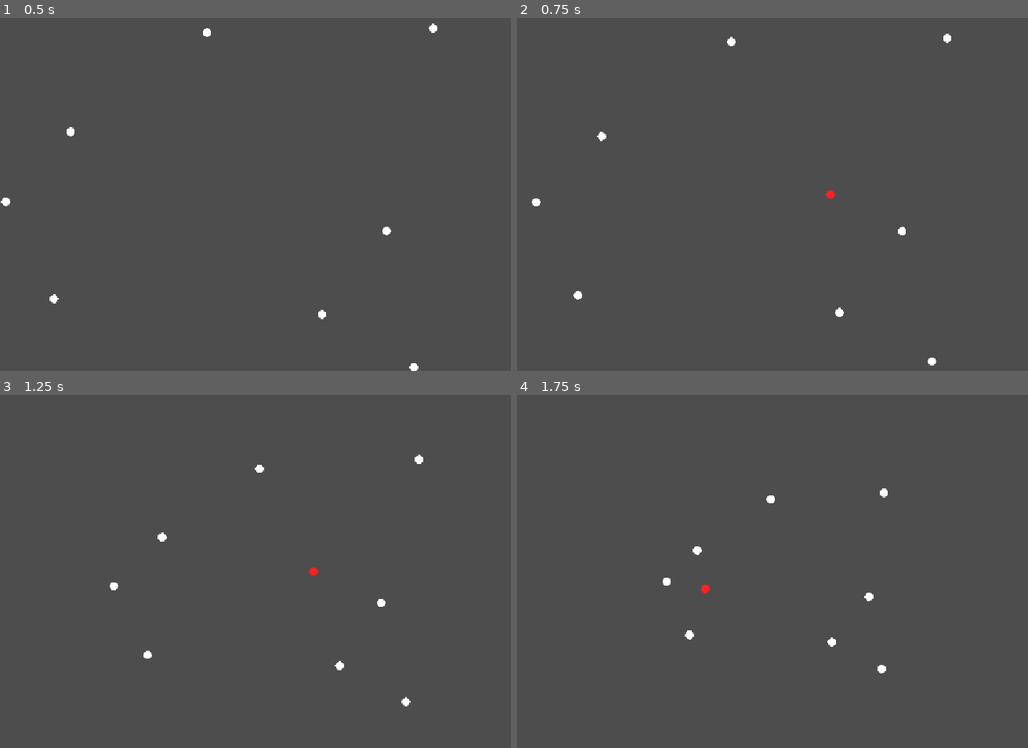
Above: before the commit, frames 1-4 (two rows, left to right).
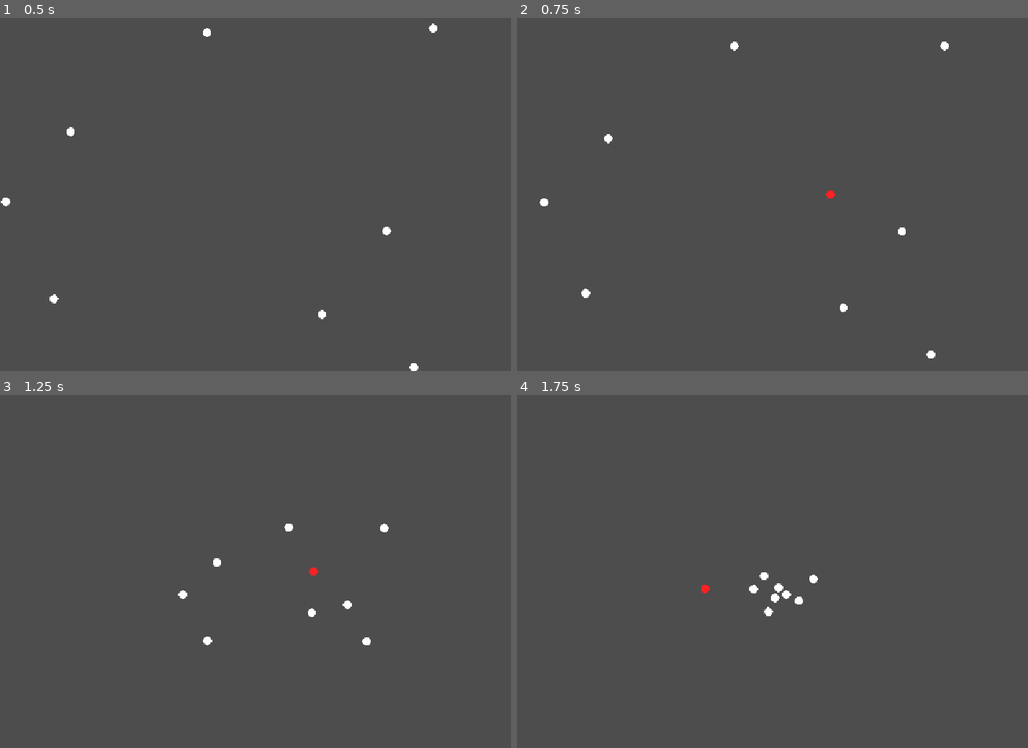
Above: after the commit, the same moments.

Repository: eni-school-project/particle-swarm-optimization
Game: Godot game, scene res://main.tscn
The game is run twice, just before and just after one commit, with the same random seed, the same clock (stepped at 60 frames per second) and the same inputs.
Inputs (mouse positions are in pixels of both pictures, inside the frame that each line leads up to):
- Up to frame 1 (0.5 s): no input
- Up to frame 2 (0.75 s): click (828, 194) at 0.67 s
- Up to frame 3 (1.25 s): no input
- Up to frame 4 (1.75 s): move the mouse to (706, 589) at 1.27 s; click (706, 589) at 1.42 s

Frame 1 is identical in both runs. In frame 2, 0.4% of the frame differs, in the area x 2-85%, y 4-99%; in frame 3, 0.5%; in frame 4, 0.5%, in the area x 28-73%, y 26-79%.

Commit message:
Fix : memory leak on removing child node and group membership surviving scene changes (shouldve been `queue_free`) and right click guard

Diff:
--- a/scripts/menu.gd
+++ b/scripts/menu.gd
@@ -28,14 +28,16 @@
 			#target.global_position = mouse_pos
 			#reset_pso()
 
-	if (get_tree().has_group("target")):
+	if get_tree().has_group("target"):
 		var source: Array[Node] = get_tree().get_nodes_in_group("particles")
 		var particles: Array[Particle]
+
 		for node in source:
 			if node is Particle:
 				particles.push_back(node as Particle)
 
 		pso(particles, delta)
+
 	else:
 		reset_pso()
 
@@ -54,6 +56,12 @@
 
 		$Particles.add_child(particle)
 		particle.add_to_group("particles")
+
+
+func _set_particles_target(value: bool) -> void:
+	for node in get_tree().get_nodes_in_group("particles"):
+		if node is Particle:
+			(node as Particle).set_target(value)
 
 
 func pso(particles: Array[Particle], _delta: float) -> void:
@@ -91,19 +99,26 @@
 
 func _on_area_2d_input_event(_viewport: Node, event: InputEvent, _shape_idx: int) -> void:
 	if event is InputEventMouseButton:
-		if event.button_index == MOUSE_BUTTON_LEFT \
-		and event.pressed:
-			if (not get_tree().has_group("target")):
+
+		if (event.button_index == MOUSE_BUTTON_LEFT) and event.pressed:
+			if get_tree().has_group("target"):
+				var target: Area2D = get_tree().get_first_node_in_group("target") as Area2D
+				target.global_position = get_global_mouse_position()
+
+				reset_pso()
+
+			else:
 				var target: Area2D = target_scene.instantiate()
 				target.add_to_group("target")
 				add_child(target)
+
 				target.global_position = get_global_mouse_position()
 				move_child(target, $Particles.get_index())
-			else:
+
+				_set_particles_target(true)
+
+		elif (event.button_index == MOUSE_BUTTON_RIGHT) and event.pressed:
+			if get_tree().has_group("target"):
 				var target: Area2D = get_tree().get_first_node_in_group("target") as Area2D
-				target.global_position = get_global_mouse_position()
-				reset_pso()
-
-		elif event.button_index == MOUSE_BUTTON_RIGHT and event.pressed:
-			var target: Area2D = get_tree().get_first_node_in_group("target") as Area2D
-			remove_child(target)
+				target.queue_free()
+				_set_particles_target(false)
